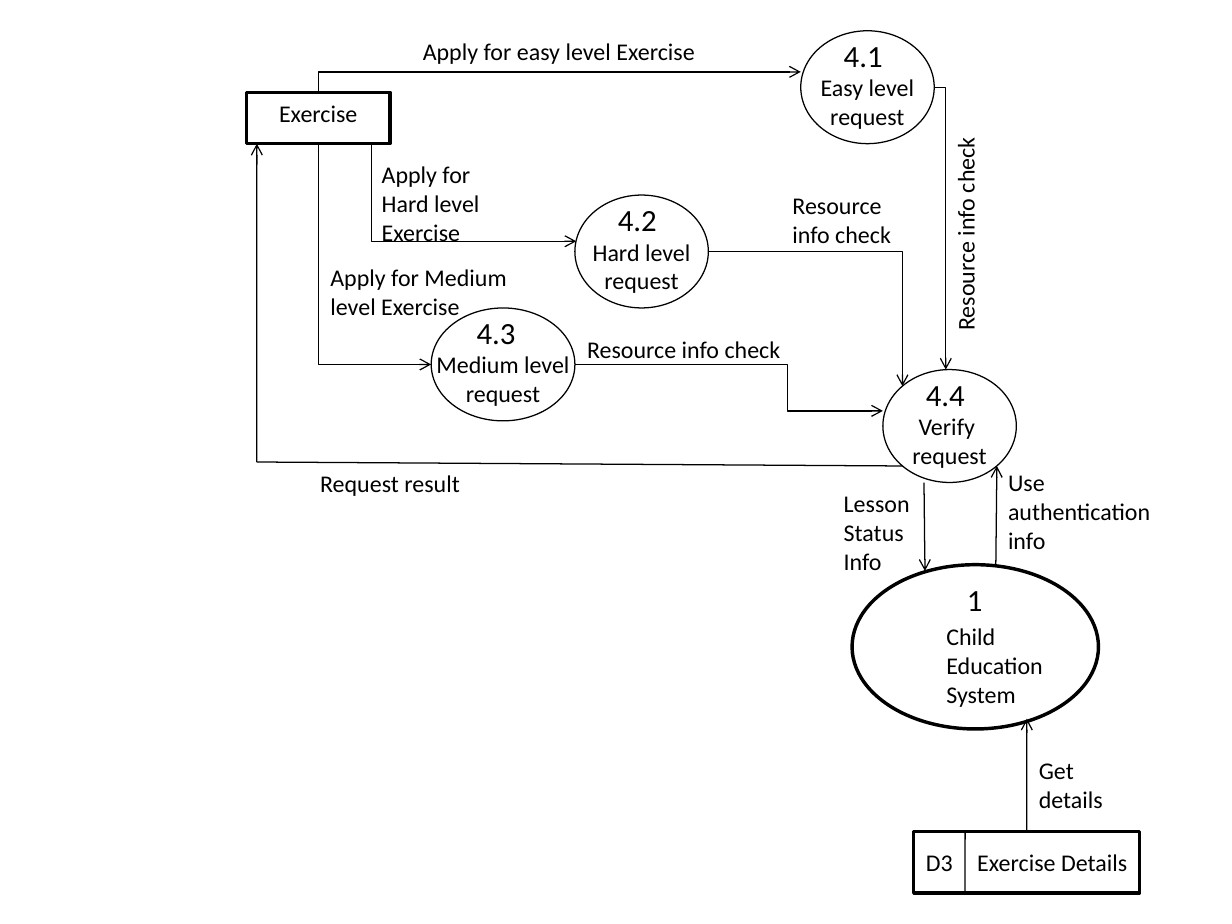
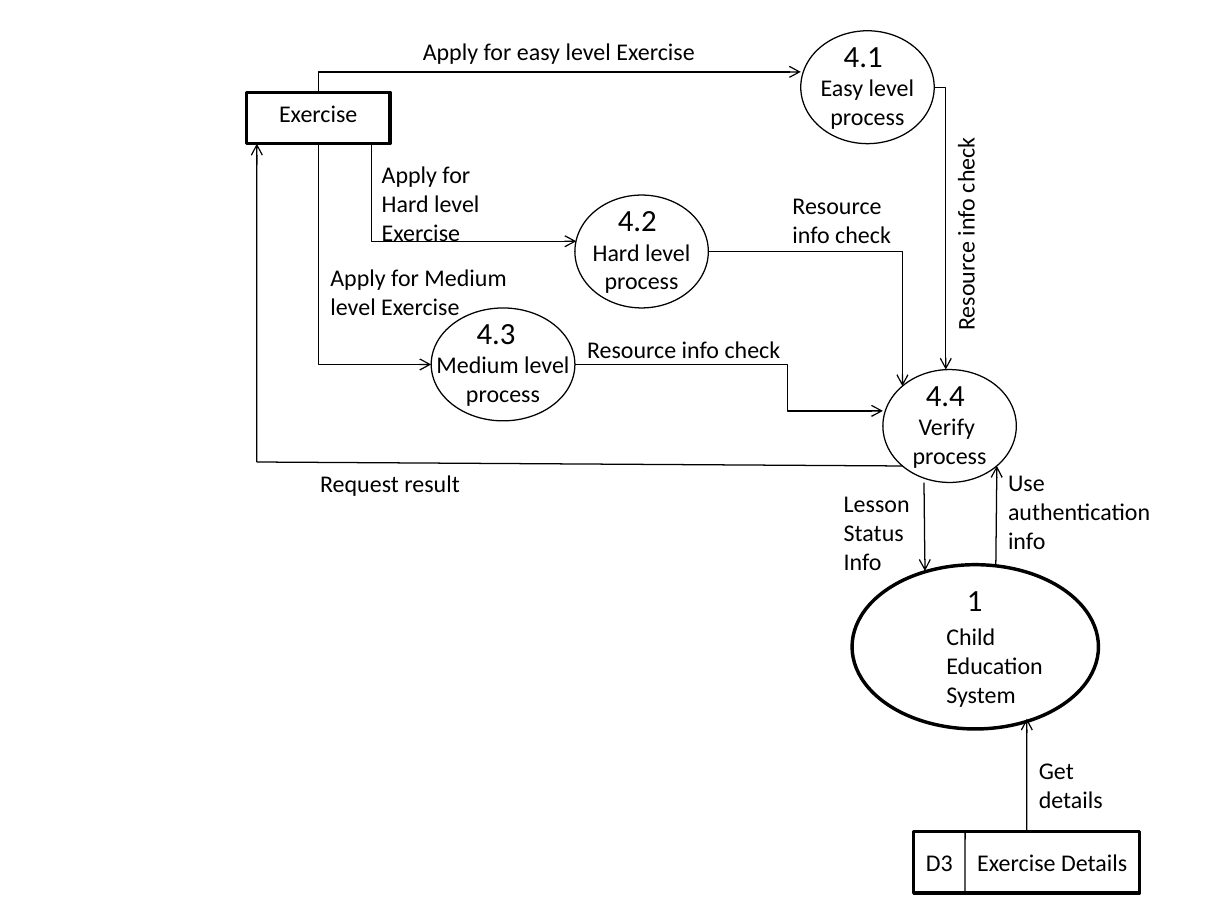
Before and after one commit to sayan801/ChildEducationSoftware, a slide deck: slide 5 of report/Child education Diagrams.pptx. Drawn at 1232x924 pixels with LibreOffice and Linux fonts; fonts in the diff are those of the drawing. Boxes give left, top, right and bottom in pixels: in the first picture for what was removed or moved away, otherwise in the second. Text is boxed around its words. In the diff, an @@ line names an element or a change of style, - is before the commit and + after.

```diff
--- a/report/Child education Diagrams.pptx
+++ b/report/Child education Diagrams.pptx
@@ text in ellipse at [830, 113, 904, 129]: text changed @@
-request
+process
@@ text in ellipse at [605, 277, 679, 293]: text changed @@
-request
+process
@@ text in ellipse at [466, 390, 540, 406]: text changed @@
-request
+process
@@ text in ellipse at [913, 452, 987, 468]: text changed @@
-request
+process
```
Also in this commit, not shown: 1 other slide changed, 1 slide added.
